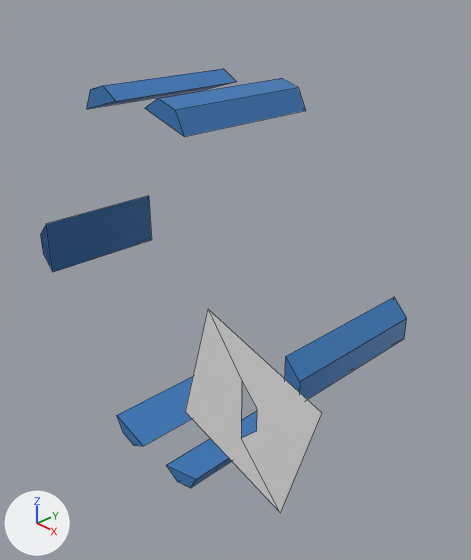
The Blender file models/blend_files/magnetic_pole_v2.blend, before and after one commit.
The view is the same before and after, from a 50 mm lens placed at (0.207, -0.173, 0.133), pointed at (0.017, 0.007, 0.004). Lighting does not change. The marker at lower left points along +X, +Y and +Z. Mesh edges are drawn as thin lines.

Before the edit, the objects in view are built like this:
```python
ob_magnetic_pole = bpy.data.objects.new('magnetic pole', me_cube_006)
ob_magnetic_pole.location = (0.02, 0.0, 0.0795)
ob_magnetic_pole.rotation_euler = (1.571, 4.206, 0.0)  # degrees (90, 241, 0)
ob_magnetic_pole.scale = (0.0312, 0.0312, 0.104)
ob_new_slide_4 = bpy.data.objects.new('new slide 4', me_cube_010)
ob_new_slide_4.location = (0.02, 0.0, 0.0795)
ob_new_slide_4.rotation_euler = (1.571, 4.206, 0.0)  # degrees (90, 241, 0)
ob_new_slide_4.scale = (0.0312, 0.0312, 0.104)
ob_new_slide_6 = bpy.data.objects.new('new slide 6', me_cube_008)
ob_new_slide_6.location = (0.02, 0.0, 0.0795)
ob_new_slide_6.rotation_euler = (1.571, 4.206, 0.0)  # degrees (90, 241, 0)
ob_new_slide_6.scale = (0.0312, 0.0312, 0.104)
ob_old_slide_6 = bpy.data.objects.new('old slide 6', me_cube_007)
ob_old_slide_6.location = (0.02, 0.0, 0.0795)
ob_old_slide_6.rotation_euler = (1.571, 4.206, 0.0)  # degrees (90, 241, 0)
ob_old_slide_6.scale = (0.0312, 0.0312, 0.104)
ob_plane = bpy.data.objects.new('Plane', me_plane)
ob_plane.location = (0.0837, -0.0524, 0.0)
ob_plane.rotation_euler = (1.571, 1.85, 0.0)  # degrees (90, 106, 0)
ob_plane.scale = (0.0833, 0.0833, 1.0)
# also in view: 'new slide 3' at (0.086, 0.0, 0.0); 'new slide 2' at (0.02, 0.0, 0.083); 'new slide 1' at (-0.02, 0.0, 0.083); 'new slide 5' at (-0.02, 0.0, -0.083)
```
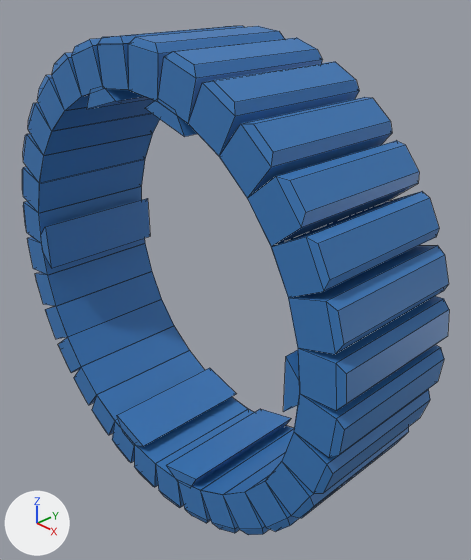
Commit message: new slide 6

What the commit changed:
me_cube_008 is used by ob_new_slide_6; location (0.02, 0.0, 0.0795); rotation (1.571, 4.206, 0.0), in degrees (90, 241, 0); scale (0.0312, 0.0312, 0.104).
me_cube_008 had 12 vertices, 8 faces and spanned x -1.034..-0.28, y 3.851..4.371, z -0.305..0.305.
me_cube_008 now has 8 vertices, 6 faces and spans x -0.962..-0.31, y 3.916..4.364, z -0.305..0.305.
me_cube_008 part 1: the whole mesh is rebuilt.
Object 'magnetic pole' (ob_magnetic_pole) is now shown.
Object 'old slide 6' (ob_old_slide_6) is now hidden.
Object 'Plane' (ob_plane) moves from (0.0837, -0.0524, 0.0) to (-0.0837, -0.0524, 0.0).
Object 'Plane' (ob_plane) turns from (90, 106, 0) to (90, 286, 0) degrees about x, y and z.
Object 'Plane' (ob_plane) is now hidden.

Boxes (x1, y1, x2, y2) around the edits, measured in the pictures (471 x 560 px):
'magnetic pole', shown (blue): after (22, 26, 449, 535)
'Plane', hidden: before (185, 309, 322, 513)
'old slide 6', hidden (blue): before (40, 196, 152, 272)
'new slide 6', reshaped (not visible before): after (41, 198, 150, 268)
'new slide 3', unchanged, covered by the edit: before (285, 297, 407, 399); after (283, 350, 299, 412)
'new slide 2', unchanged, covered by the edit: before (145, 78, 306, 137); after (145, 101, 197, 137)
'new slide 1', unchanged, covered by the edit: before (86, 69, 237, 109); after (86, 85, 150, 109)
